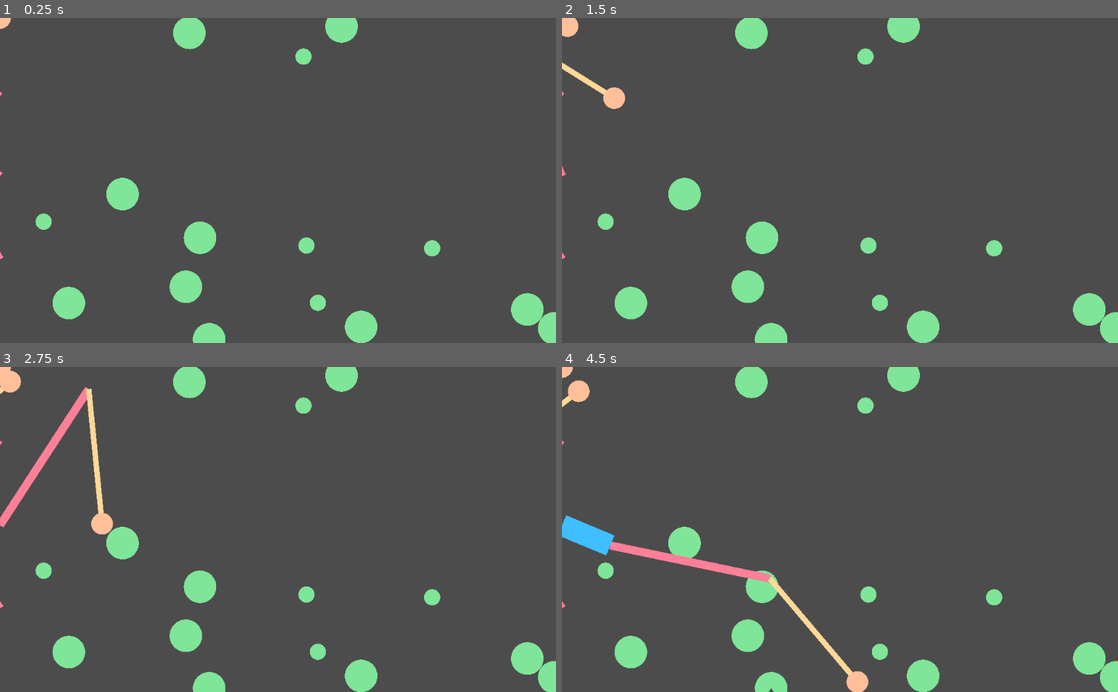
Above: before the commit, frames 1-4 (two rows, left to right).
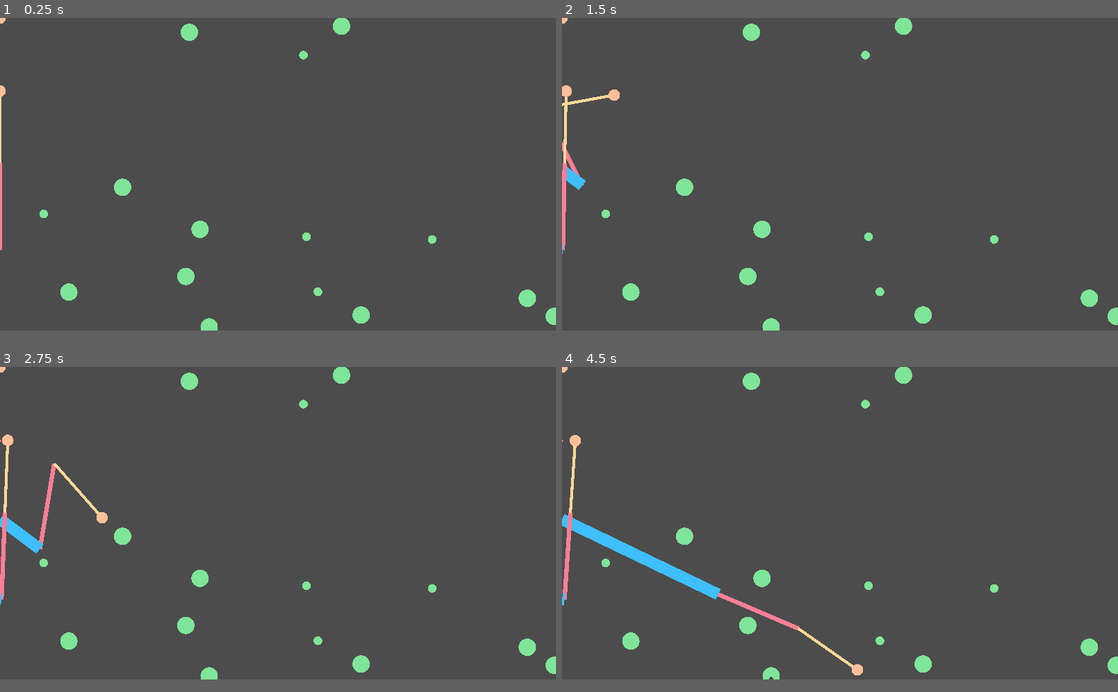
Above: after the commit, the same moments.

Repository: Ahlisen/gmtk-only-one
Game: Godot game, scene res://scene.tscn
Same seed, same stepped clock (60 frames per second), same inputs: the game is played once before the commit and once after it.
Inputs:
- Up to frame 1 (0.25 s): no input
- Up to frame 2 (1.5 s): tap Enter at 0.5 s; hold W 0.53-1.28 s; tap K at 0.6 s; hold S from 1.28 s (still down); tap J at 1.35 s
- Up to frame 3 (2.75 s): release S at 2.03 s; hold W from 2.03 s (still down); tap K at 2.1 s
- Up to frame 4 (4.5 s): tap J at 2.85, 4.35 s; release W at 3.53 s; hold S from 3.53 s (still down); tap K at 3.6 s
In our replay, the window is 800x468 before the commit and 800x450 after it. These sizes can differ from the game's own. Grey fills any space a smaller window leaves; there, only what the larger window draws over its background counts as a difference.

The runs differ from the first frame. In frame 1, 4.2% of the frame differs, in the area x 0-100%, y 0-100%; in frame 2, 5.0%; in frame 3, 6.3%; in frame 4, 7.1%.

Commit message:
Add arm and hand images

Diff:
--- a/project.godot
+++ b/project.godot
@@ -30,6 +30,14 @@
 run/main_scene="res://scene.tscn"
 config/icon="res://icon.png"
 
+[display]
+
+window/size/width=1920
+window/size/height=1080
+window/vsync/use_vsync=false
+window/stretch/mode="2d"
+window/stretch/aspect="keep"
+
 [rendering]
 
 environment/default_environment="res://default_env.tres"
Binary file added: arm0.png
Not shown, added: arm0.png.import
Binary file added: arm_1.png
Not shown, added: arm_1.png.import
Binary file added: hand.png
Not shown, added: hand.png.import
Binary file added: hand_grip.png
Not shown, added: hand_grip.png.import
